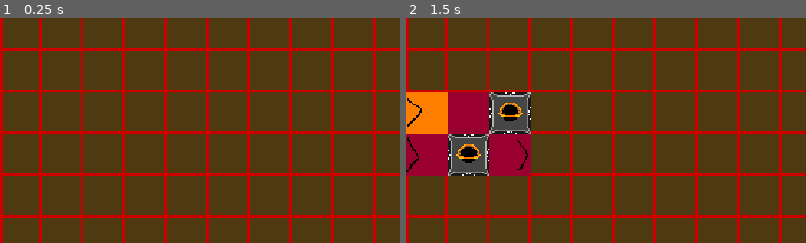
Above: before the commit, frames 1-2 (left to right).
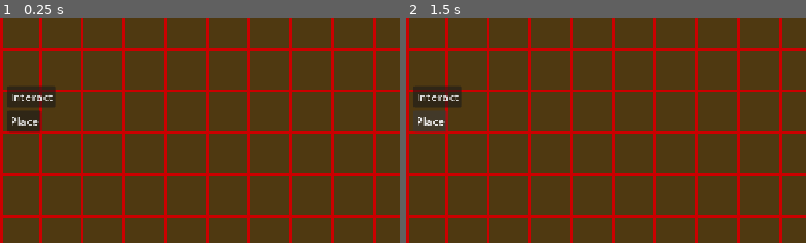
Above: after the commit, the same moments.

Repository: maksymiblue12/TFMG-Mania
Game: Godot game, scene res://world/world.tscn
The game is run twice, just before and just after one commit, with the same random seed, the same clock (stepped at 60 frames per second) and the same inputs.
Inputs (mouse positions are % of the whole screen's width and height, from its top left):
- Up to frame 1 (0.25 s): no input
- Up to frame 2 (1.5 s): click (4, 47) at 0.5 s, where only the run after the commit has a clickable "Interact"; click (3, 53) at 1.25 s, where only the run after the commit has a clickable "Place"
The pictures show only the part of the screen within x 0-50%, y 30-80%; the shares and areas given below are measured in that part.

The runs differ from the first frame. In frame 1, 1.9% of the frame differs, in the area x 1-14%, y 29-52%; in frame 2, 12%, in the area x 0-32%, y 29-71%.

Commit message:
Tools

Diff:
--- /dev/null
+++ b/assets/recipes/furnace/iron.json
@@ -0,0 +1,5 @@
+{
+	"input":"iron",
+	"fuel":"coal",
+	"output":"iron"
+}
--- a/game_constants.gd
+++ b/game_constants.gd
@@ -26,4 +26,16 @@
 	DIRECTION.DOWN:DIRECTION.LEFT
 }
 
-enum ITEM_TYPE {NONE,iron}
+enum ITEM_TYPE {NONE,iron,coal}
+var STRING_TO_ITEM_TYPE={
+	"none":ITEM_TYPE.NONE,
+	"iron":ITEM_TYPE.iron,
+	"coal":ITEM_TYPE.coal,
+}
+var ITEM_TYPE_TO_TEXTURE={
+	ITEM_TYPE.NONE:preload("res://assets/textures/items/none.png"),
+	ITEM_TYPE.iron:preload("res://assets/textures/items/iron.png"),
+	ITEM_TYPE.coal:preload("res://assets/textures/items/none.png"),
+}
+
+enum TOOL_TYPE {interact,place}
--- a/game_state.gd
+++ b/game_state.gd
@@ -3,8 +3,11 @@
 signal rotated_tile_to_place
 
 var belt_manager:BeltManager
+var recipe_manager:RecipeManager=RecipeManager.new()
 
 var tile_to_place:Building=Furnace.new()
+
+var tool:GameConstants.TOOL_TYPE=GameConstants.TOOL_TYPE.interact
 
 func _ready() -> void:
 	belt_manager=get_tree().root.get_node("/root/world/BeltManager")
--- a/systems/belt_path/belt_item.gd
+++ b/systems/belt_path/belt_item.gd
@@ -1,9 +1,10 @@
 class_name BeltItem
 extends Node2D
 
-var item_type
+var item_type:GameConstants.ITEM_TYPE
 var offset:float=0
 var distance_to_next:float
 
 func create(_item_type) -> void:
 	item_type=_item_type
+	$Sprite2D.texture=GameConstants.ITEM_TYPE_TO_TEXTURE[item_type]
--- a/systems/belt_path/belt_item.tscn
+++ b/systems/belt_path/belt_item.tscn
@@ -1,7 +1,7 @@
 [gd_scene format=3 uid="uid://cv4q55vx2spaw"]
 
 [ext_resource type="Script" uid="uid://deju44h6eonwt" path="res://systems/belt_path/belt_item.gd" id="1_ej1mx"]
-[ext_resource type="Texture2D" uid="uid://bgxn2y2aebelg" path="res://assets/iron.png" id="2_pbpmj"]
+[ext_resource type="Texture2D" uid="uid://bgxn2y2aebelg" path="res://assets/textures/items/iron.png" id="2_pbpmj"]
 
 [node name="BeltItem" type="Node2D" unique_id=21111882]
 z_index = 1
@@ -22,5 +22,5 @@
 color = Color(1, 0.75, 0, 1)
 
 [node name="Sprite2D" type="Sprite2D" parent="." unique_id=2117800203]
-scale = Vector2(0.02, 0.02)
+scale = Vector2(1.2, 1.2)
 texture = ExtResource("2_pbpmj")
--- /dev/null
+++ b/systems/recipe_manager.gd
@@ -0,0 +1,27 @@
+class_name RecipeManager
+extends Node2D
+
+var recipes:Dictionary={}
+
+func _init() -> void:
+	var path="res://assets/recipes/"
+	for subf in DirAccess.open(path).get_directories():
+		load_category(path.path_join(subf),subf)
+
+func load_recipe_file(text:String):
+	# TODO: check if exists and check for errors
+	return JSON.new().parse_string(text)
+
+func load_category(path:String,category:String):
+	recipes[category]=[]
+	for f in DirAccess.open(path).get_files():
+		var data=load_recipe_file(FileAccess.open(path.path_join(f),FileAccess.READ).get_as_text())
+		recipes[category].append(data)
+
+func get_recipes(category:String):
+	return recipes[category]
+
+func format_item(item):
+	if (item is String):
+		return GameConstants.STRING_TO_ITEM_TYPE[item]
+	assert(false)
--- a/tiles/base_building.gd
+++ b/tiles/base_building.gd
@@ -1,47 +1,8 @@
 class_name BaseBuilding
 extends Building
-
-@onready var sprite:Sprite2D=$Sprite2D
-
-var scene:PackedScene
-var components:PackedStringArray=PackedStringArray()
-
-var square:Square
-var dir:GameConstants.DIRECTION=GameConstants.DIRECTION.UP
-var rotatable:bool=true
-
-func _init() -> void:
-	pass
-
-func _ready() -> void:
-	update_sprite_direction()
-
-func get_direction():
-	return dir
-
-func rotate_tile():
-	if (!rotatable): return
-	dir=GameConstants.NEXT_DIRECTION[dir]
-
-func update_sprite_direction():
-	sprite.rotation_degrees=GameConstants.DIRECTION_TO_ROTATION[dir]
 
 func get_center():
 	return global_position+sprite.get_rect().size/2
 
 func get_direction_side(dirc):
 	return global_position+sprite.get_rect().size/2+sprite.get_rect().size/2*GameConstants.DIRECTION_TO_VECTOR[dirc]*Vector2(1,-1)
-
-func has_component(c:String):
-	return components.has(c)
-
-func copy_to(tile):
-	tile.dir=dir
-
-func get_copy():
-	var b=scene.instantiate()
-	copy_to(b)
-	return b
-
-func _process(_delta: float) -> void:
-	pass
--- a/tiles/belts/belt/belt.tscn
+++ b/tiles/belts/belt/belt.tscn
@@ -1,8 +1,8 @@
 [gd_scene format=3 uid="uid://48hv7ohq0f80"]
 
 [ext_resource type="Script" uid="uid://bl8h8i7ohgrtc" path="res://tiles/belts/belt/belt.gd" id="1_susb0"]
-[ext_resource type="Shader" uid="uid://drapj8p1phy68" path="res://assets/belt_animation.gdshader" id="2_htjah"]
-[ext_resource type="Texture2D" uid="uid://dbl60y6886tlc" path="res://assets/belt.png" id="3_htjah"]
+[ext_resource type="Shader" uid="uid://drapj8p1phy68" path="res://assets/shaders/belt_animation.gdshader" id="2_htjah"]
+[ext_resource type="Texture2D" uid="uid://dbl60y6886tlc" path="res://assets/textures/buildings/belt.png" id="3_htjah"]
 
 [sub_resource type="ShaderMaterial" id="ShaderMaterial_tcf2h"]
 shader = ExtResource("2_htjah")
--- a/tiles/belts/belt_corner/belt_corner.tscn
+++ b/tiles/belts/belt_corner/belt_corner.tscn
@@ -1,8 +1,8 @@
 [gd_scene format=3 uid="uid://ci6n1uwx57hqi"]
 
 [ext_resource type="Script" uid="uid://bwobrvsno61f2" path="res://tiles/belts/belt_corner/belt_corner.gd" id="1_b830j"]
-[ext_resource type="Shader" uid="uid://bpqxn7w608tnx" path="res://assets/belt_corner_animation.gdshader" id="2_5swj6"]
-[ext_resource type="Texture2D" uid="uid://dbl60y6886tlc" path="res://assets/belt.png" id="3_qabn8"]
+[ext_resource type="Shader" uid="uid://bpqxn7w608tnx" path="res://assets/shaders/belt_corner_animation.gdshader" id="2_5swj6"]
+[ext_resource type="Texture2D" uid="uid://dbl60y6886tlc" path="res://assets/textures/buildings/belt.png" id="3_qabn8"]
 
 [sub_resource type="ShaderMaterial" id="ShaderMaterial_htjah"]
 shader = ExtResource("2_5swj6")
--- a/tiles/belts/belt_merger/belt_merger.tscn
+++ b/tiles/belts/belt_merger/belt_merger.tscn
@@ -1,7 +1,7 @@
 [gd_scene format=3 uid="uid://c8ss0d8t5b4jo"]
 
 [ext_resource type="Script" uid="uid://fy08ms5jpe70" path="res://tiles/belts/belt_merger/belt_merger.gd" id="1_2fk5n"]
-[ext_resource type="Texture2D" uid="uid://c34n1d2q3n1om" path="res://assets/belt_merger.png" id="1_yjohg"]
+[ext_resource type="Texture2D" uid="uid://c34n1d2q3n1om" path="res://assets/textures/buildings/belt_merger.png" id="1_yjohg"]
 
 [node name="BeltMerger" type="Node2D" unique_id=1968884375]
 script = ExtResource("1_2fk5n")
--- a/tiles/belts/belt_splitter/belt_splitter.tscn
+++ b/tiles/belts/belt_splitter/belt_splitter.tscn
@@ -1,6 +1,6 @@
 [gd_scene format=3 uid="uid://b475w2vntlm8e"]
 
-[ext_resource type="Texture2D" uid="uid://cl0cfvripa8yv" path="res://assets/belt_splitter.png" id="1_itpua"]
+[ext_resource type="Texture2D" uid="uid://cl0cfvripa8yv" path="res://assets/textures/buildings/belt_splitter.png" id="1_itpua"]
 [ext_resource type="Script" uid="uid://b0auydybyk7ai" path="res://tiles/belts/belt_splitter/belt_splitter.gd" id="1_r7jhj"]
 
 [node name="BeltSplitter" type="Node2D" unique_id=1069482665]
--- a/tiles/building.gd
+++ b/tiles/building.gd
@@ -1,2 +1,44 @@
 class_name Building
 extends Node2D
+
+@onready var sprite:Sprite2D=$Sprite2D
+
+var scene:PackedScene
+var components:PackedStringArray=PackedStringArray()
+
+var square:Square
+var dir:GameConstants.DIRECTION=GameConstants.DIRECTION.UP
+var rotatable:bool=true
+
+func _init() -> void:
+	pass
+
+func _ready() -> void:
+	update_sprite_direction()
+
+func get_direction():
+	return dir
+
+func rotate_tile():
+	if (!rotatable): return
+	dir=GameConstants.NEXT_DIRECTION[dir]
+
+func update_sprite_direction():
+	sprite.rotation_degrees=GameConstants.DIRECTION_TO_ROTATION[dir]
+
+func on_interact():
+	pass
+
+func has_component(c:String):
+	return components.has(c)
+
+func copy_to(tile):
+	tile.dir=dir
+
+func get_copy():
+	var b=scene.instantiate()
+	copy_to(b)
+	return b
+
+func _process(_delta: float) -> void:
+	pass
--- a/tiles/debug/item_creator/item_creator.gd
+++ b/tiles/debug/item_creator/item_creator.gd
@@ -1,5 +1,7 @@
 class_name ItemCreator
 extends BaseBuilding
+
+var SCREEN=preload("res://tiles/debug/item_creator/item_creator_screen.tscn")
 
 func _init() -> void:
 	super._init()
@@ -8,6 +10,9 @@
 	components.append("item_creator")
 	rotatable=false
 
+func on_interact():
+	GameState.ui.show_screen(SCREEN)
+
 func _on_timer_timeout():
 	for i in GameConstants.DIRECTION.values():
 		var t=square.get_direction_neighbours()[i]
--- a/tiles/debug/item_creator/item_creator.tscn
+++ b/tiles/debug/item_creator/item_creator.tscn
@@ -1,6 +1,6 @@
 [gd_scene format=3 uid="uid://c3x4x3ov5vcpk"]
 
-[ext_resource type="Texture2D" uid="uid://du0qb2t2j7mey" path="res://assets/item_creator.png" id="1_enb3j"]
+[ext_resource type="Texture2D" uid="uid://du0qb2t2j7mey" path="res://assets/textures/buildings/item_creator.png" id="1_enb3j"]
 [ext_resource type="Script" uid="uid://dthn1ctd33m02" path="res://tiles/debug/item_creator/item_creator.gd" id="1_hphn8"]
 
 [node name="ItemCreator" type="Node2D" unique_id=382922023]
--- /dev/null
+++ b/tiles/debug/item_creator/item_creator_screen.tscn
@@ -0,0 +1,33 @@
+[gd_scene format=3 uid="uid://41wknp0by8ll"]
+
+[sub_resource type="StyleBoxFlat" id="StyleBoxFlat_hk3cl"]
+bg_color = Color(0.15487596, 0.154876, 0.15487587, 1)
+border_width_left = 5
+border_width_top = 5
+border_width_right = 5
+border_width_bottom = 5
+corner_radius_top_left = 25
+corner_radius_top_right = 25
+corner_radius_bottom_right = 25
+corner_radius_bottom_left = 25
+
+[node name="ItemCreatorScreen" type="Control" unique_id=1203602032]
+layout_mode = 3
+anchors_preset = 15
+anchor_right = 1.0
+anchor_bottom = 1.0
+grow_horizontal = 2
+grow_vertical = 2
+
+[node name="CenterContainer" type="CenterContainer" parent="." unique_id=2012846914]
+layout_mode = 1
+anchors_preset = 15
+anchor_right = 1.0
+anchor_bottom = 1.0
+grow_horizontal = 2
+grow_vertical = 2
+
+[node name="Panel" type="Panel" parent="CenterContainer" unique_id=989848363]
+custom_minimum_size = Vector2(300, 200)
+layout_mode = 2
+theme_override_styles/panel = SubResource("StyleBoxFlat_hk3cl")
--- a/tiles/item_black_hole/item_black_hole.tscn
+++ b/tiles/item_black_hole/item_black_hole.tscn
@@ -1,7 +1,7 @@
 [gd_scene format=3 uid="uid://cpvwtjer3n2u8"]
 
 [ext_resource type="Script" uid="uid://c78b04801e1uh" path="res://tiles/item_black_hole/item_black_hole.gd" id="1_g3e0j"]
-[ext_resource type="Texture2D" uid="uid://dudgkh1miulas" path="res://assets/item_black_hole.png" id="2_ta8yg"]
+[ext_resource type="Texture2D" uid="uid://dudgkh1miulas" path="res://assets/textures/buildings/item_black_hole.png" id="2_ta8yg"]
 
 [node name="ItemBlackHole" type="Node2D" unique_id=1973542723]
 script = ExtResource("1_g3e0j")
--- a/tiles/machines/base_multitile_building.gd
+++ b/tiles/machines/base_multitile_building.gd
@@ -1,12 +1,6 @@
 class_name BaseMultiTileBuilding
 extends Building
 
-@onready var sprite:Sprite2D=$Sprite2D
-
-var scene:PackedScene
-var components:PackedStringArray=PackedStringArray()
-
-var square:Square
 var size:Vector2
 var special_tiles:Dictionary
 var controller_position:Vector2=Vector2(0,0)
@@ -14,9 +8,11 @@
 var special_tile_lookup:Dictionary={}
 
 func _init() -> void:
+	super._init()
 	components.append("multitile")
 
 func _ready() -> void:
+	super._ready()
 	var special={}
 	for k in special_tiles.keys():
 		var v=special_tiles[k]
@@ -30,7 +26,7 @@
 			if (offset==Vector2.ZERO): continue
 			sq=square.get_square_relative(offset)
 			if (!sq): continue
-			var t=ItemBlackHole.new().get_copy()
+			var t=MultiTileEmpty.new().get_copy()
 			if (Vector2(x,y) in special):
 				var dt=special[Vector2(x,y)]
 				if (dt["type"]=="input"):
@@ -39,18 +35,6 @@
 				elif (dt["type"]=="output"):
 					t=MultiTileOutput.new().get_copy()
 					special_tile_lookup[dt["name"]]=t
+			t.controller=self
+			t.dir=dir
 			sq.set_tile(t)
-
-func has_component(c:String):
-	return components.has(c)
-
-func copy_to(tile):
-	tile.size=size
-
-func get_copy():
-	var b=scene.instantiate()
-	copy_to(b)
-	return b
-
-func _process(_delta: float) -> void:
-	pass
--- a/tiles/machines/furnace/furnace.gd
+++ b/tiles/machines/furnace/furnace.gd
@@ -1,13 +1,16 @@
 class_name Furnace
 extends BaseMultiTileBuilding
+
+var item_count:int
+var items:Dictionary={}
 
 func _init() -> void:
 	super._init()
 	scene=preload("res://tiles/machines/furnace/furnace.tscn")
 	size=Vector2(3,2)
 	special_tiles={
-		"input1":{"position":Vector2(0,0),"type":"input"},
-		"input2":{"position":Vector2(0,1),"type":"input"},
+		"input":{"position":Vector2(0,0),"type":"input"},
+		"fuel":{"position":Vector2(0,1),"type":"input"},
 		"output":{"position":Vector2(2,1),"type":"output"},
 	}
 	controller_position=Vector2(1,0)
@@ -16,9 +19,24 @@
 	super._ready()
 	special_tile_lookup["output"].dir=GameConstants.DIRECTION.RIGHT
 
+func create_item(item_type):
+	if (item_type not in items):
+		items[item_type]=0
+	items[item_type]+=1
+	item_count+=1
+
+func check_recipe():
+	var input:MultiTileInput=special_tile_lookup["input"]
+	var fuel:MultiTileInput=special_tile_lookup["fuel"]
+	# TODO: screen to select recipe, then filter acceptable item
+	for k in GameState.recipe_manager.get_recipes("furnace"):
+		if (input.accepted_item==GameState.recipe_manager.format_item(k["input"]) and fuel.accepted_item==GameState.recipe_manager.format_item(k["fuel"])):
+			print("yes")
+
 func _process(_delta: float) -> void:
 	super._process(_delta)
-	if (special_tile_lookup["input1"].has_accepted_item() and special_tile_lookup["input2"].has_accepted_item()):
-		special_tile_lookup["output"].try_set_ejector_item(GameConstants.ITEM_TYPE.iron)
-		special_tile_lookup["input1"].pop_accepted_item()
-		special_tile_lookup["input2"].pop_accepted_item()
+	var input:MultiTileInput=special_tile_lookup["input"]
+	var fuel:MultiTileInput=special_tile_lookup["fuel"]
+	var output:MultiTileOutput=special_tile_lookup["output"]
+	if (input.has_accepted_item() and fuel.has_accepted_item()):
+		check_recipe()
--- a/tiles/machines/furnace/furnace.tscn
+++ b/tiles/machines/furnace/furnace.tscn
@@ -1,7 +1,7 @@
 [gd_scene format=3 uid="uid://4ocdayfrv7vh"]
 
 [ext_resource type="Script" uid="uid://b1hiaiuex2kk4" path="res://tiles/machines/furnace/furnace.gd" id="1_1i6bx"]
-[ext_resource type="Texture2D" uid="uid://e17vsia1d8gj" path="res://assets/furnace.png" id="1_kbsf7"]
+[ext_resource type="Texture2D" uid="uid://e17vsia1d8gj" path="res://assets/textures/buildings/furnace.png" id="1_kbsf7"]
 
 [node name="Furnace" type="Node2D" unique_id=532590499]
 script = ExtResource("1_1i6bx")
--- a/tiles/machines/helpers/empty/empty.gd
+++ b/tiles/machines/helpers/empty/empty.gd
@@ -1,8 +1,20 @@
-class_name MultiTileEmptyBuilding
+class_name MultiTileEmpty
 extends BaseBuilding
+
+var controller:BaseMultiTileBuilding
 
 func _init() -> void:
 	super._init()
 	scene=preload("res://tiles/machines/helpers/empty/empty.tscn")
 	components.append("multitile_part")
 	components.append("empty")
+
+func _ready() -> void:
+	super._ready()
+	square.mouse_enter.connect(self.on_mouse_enter)
+
+func on_mouse_enter(enter:bool,interaction:bool):
+	if (!enter):
+		controller.square.stop_highlight()
+	elif (interaction and enter):
+		controller.square.highlight(true)
--- a/tiles/machines/helpers/input/input.gd
+++ b/tiles/machines/helpers/input/input.gd
@@ -1,7 +1,19 @@
 class_name MultiTileInput
 extends ItemAcceptor
+
+var controller:BaseMultiTileBuilding
 
 func _init() -> void:
 	super._init()
 	scene=preload("res://tiles/machines/helpers/input/input.tscn")
 	components.append("multitile_part")
+
+func _ready() -> void:
+	super._ready()
+	square.mouse_enter.connect(self.on_mouse_enter)
+
+func on_mouse_enter(enter:bool,interaction:bool):
+	if (!enter):
+		controller.square.stop_highlight()
+	elif (interaction and enter):
+		controller.square.highlight(true)
--- a/tiles/machines/helpers/output/output.gd
+++ b/tiles/machines/helpers/output/output.gd
@@ -1,7 +1,19 @@
 class_name MultiTileOutput
 extends ItemEjector
+
+var controller:BaseMultiTileBuilding
 
 func _init() -> void:
 	super._init()
 	scene=preload("res://tiles/machines/helpers/output/output.tscn")
 	components.append("multitile_part")
+
+func _ready() -> void:
+	super._ready()
+	square.mouse_enter.connect(self.on_mouse_enter)
+
+func on_mouse_enter(enter:bool,interaction:bool):
+	if (!enter):
+		controller.square.stop_highlight()
+	elif (interaction and enter):
+		controller.square.highlight(true)
--- a/world/grid.gd
+++ b/world/grid.gd
@@ -33,11 +33,12 @@
 	if (event is InputEventMouseMotion):
 		for k in grids.keys():
 			var v=grids[k]
-			if (!v["bounds"].has_point(get_global_mouse_position())):
+			var mouse_pos=get_global_mouse_position()
+			if (!v["bounds"].has_point(mouse_pos)):
 				v[v["selected"]]._on_mouse_exited()
 				continue
-			var pos=Vector2i((get_global_mouse_position()-v["bounds"].position)/60)
-			v[pos]._on_mouse_entered()
+			var pos=Vector2i((mouse_pos-v["bounds"].position)/60)
 			if (v["selected"]!=pos):
 				v[v["selected"]]._on_mouse_exited()
+			v[pos]._on_mouse_entered()
 			v["selected"]=pos
--- a/world/square.gd
+++ b/world/square.gd
@@ -2,6 +2,8 @@
 extends Node2D
 
 @onready var panel=$Panel
+
+signal mouse_enter(enter:bool,interact:bool)
 
 var grid:Grid
 var x_index:int
@@ -48,8 +50,11 @@
 
 func _unhandled_input(event: InputEvent) -> void:
 	if (event.is_action_pressed("mouse_left")):
-		if (has_mouse and !has_tile):
+		if (!has_mouse): return
+		if (!has_tile and GameState.tool==GameConstants.TOOL_TYPE.place):
 			set_tile(GameState.get_placable_tile())
+		elif (has_tile and GameState.tool==GameConstants.TOOL_TYPE.interact):
+			tile.on_interact()
 
 func set_tile(_tile:Node2D,reparent_instead:bool=false):
 	has_tile=true
@@ -61,12 +66,29 @@
 	else:
 		add_child(tile)
 
+func highlight(interaction:bool):
+	if (interaction):
+		modulate=Color(1.0, 0.8, 0.8, 1.0)
+	else:
+		stylebox.bg_color=Color(0.0, 0.033, 1.0, 0.25)
+
+func stop_highlight():
+	modulate=Color(1,1,1)
+	stylebox.bg_color=Color(0.0, 0.0, 0.0, 0.0)
+
 func _on_mouse_entered() -> void:
 	if (has_mouse):return
 	has_mouse=true
-	stylebox.bg_color=Color(0.0, 0.033, 1.0, 0.25)
+	if (GameState.tool==GameConstants.TOOL_TYPE.interact):
+		if (has_tile):
+			mouse_enter.emit(true,true)
+			highlight(true)
+	else:
+		mouse_enter.emit(true,false)
+		highlight(false)
 
 func _on_mouse_exited() -> void:
 	if (!has_mouse):return
 	has_mouse=false
-	stylebox.bg_color=Color(0.0, 0.0, 0.0, 0.0)
+	mouse_enter.emit(false,false)
+	stop_highlight()
--- a/world/ui/tile_picker_option.gd
+++ b/world/ui/tile_picker_option.gd
@@ -9,8 +9,6 @@
 @onready var anim_player:AnimationPlayer=$AnimationPlayer
 
 var ui:UI
-
-var has_mouse:bool=false
 
 func _ready() -> void:
 	sprite.texture=texture
@@ -27,5 +25,4 @@
 			anim_player.play("click_tile_picker_option")
 
 func _on_mouse_entered() -> void:
-	has_mouse=true
 	anim_player.play("hover_over_tile_picker_option")
--- a/world/ui/tile_picker_option.tscn
+++ b/world/ui/tile_picker_option.tscn
@@ -1,7 +1,7 @@
 [gd_scene format=3 uid="uid://pg1it2cub0j8"]
 
 [ext_resource type="Script" uid="uid://sm3dcqjmxwjg" path="res://world/ui/tile_picker_option.gd" id="1_dlves"]
-[ext_resource type="Texture2D" uid="uid://dbl60y6886tlc" path="res://assets/belt.png" id="1_lsqnp"]
+[ext_resource type="Texture2D" uid="uid://dbl60y6886tlc" path="res://assets/textures/buildings/belt.png" id="1_lsqnp"]
 
 [sub_resource type="Animation" id="Animation_dlves"]
 length = 0.001
--- /dev/null
+++ b/world/ui/tool_picker_option.gd
@@ -0,0 +1,12 @@
+class_name ToolPickerOption
+extends Button
+
+@export var tool_name:String
+@export var tool_type:GameConstants.TOOL_TYPE
+
+func _ready() -> void:
+	text=tool_name
+
+
+func _on_pressed() -> void:
+	GameState.tool=tool_type
--- /dev/null
+++ b/world/ui/tool_picker_option.tscn
@@ -0,0 +1,17 @@
+[gd_scene format=3 uid="uid://hp0ea4cuejp6"]
+
+[ext_resource type="Script" uid="uid://crtt8qn7j6g5c" path="res://world/ui/tool_picker_option.gd" id="1_ecedr"]
+
+[node name="ToolPickerOption" type="Button" unique_id=1800087442]
+anchors_preset = 4
+anchor_top = 0.5
+anchor_bottom = 0.5
+offset_top = -4.0
+offset_right = 8.0
+offset_bottom = 4.0
+grow_vertical = 2
+size_flags_horizontal = 0
+text = "Tool Name"
+script = ExtResource("1_ecedr")
+
+[connection signal="pressed" from="." to="." method="_on_pressed"]
--- a/world/ui/ui.tscn
+++ b/world/ui/ui.tscn
@@ -1,22 +1,23 @@
 [gd_scene format=3 uid="uid://cwlsksu54apuc"]
 
 [ext_resource type="Script" uid="uid://cqpnj030v2fwv" path="res://world/ui/ui.gd" id="1_2jtvl"]
-[ext_resource type="Texture2D" uid="uid://dbl60y6886tlc" path="res://assets/belt.png" id="1_fmcf5"]
+[ext_resource type="Texture2D" uid="uid://dbl60y6886tlc" path="res://assets/textures/buildings/belt.png" id="1_fmcf5"]
 [ext_resource type="PackedScene" uid="uid://pg1it2cub0j8" path="res://world/ui/tile_picker_option.tscn" id="2_2jtvl"]
 [ext_resource type="PackedScene" uid="uid://48hv7ohq0f80" path="res://tiles/belts/belt/belt.tscn" id="4_1edyf"]
 [ext_resource type="PackedScene" uid="uid://ci6n1uwx57hqi" path="res://tiles/belts/belt_corner/belt_corner.tscn" id="6_mhr6j"]
-[ext_resource type="Shader" uid="uid://bpqxn7w608tnx" path="res://assets/belt_corner_animation.gdshader" id="6_o2uhh"]
-[ext_resource type="Texture2D" uid="uid://c34n1d2q3n1om" path="res://assets/belt_merger.png" id="7_b41bv"]
+[ext_resource type="Shader" uid="uid://bpqxn7w608tnx" path="res://assets/shaders/belt_corner_animation.gdshader" id="6_o2uhh"]
+[ext_resource type="Texture2D" uid="uid://c34n1d2q3n1om" path="res://assets/textures/buildings/belt_merger.png" id="7_b41bv"]
 [ext_resource type="PackedScene" uid="uid://c8ss0d8t5b4jo" path="res://tiles/belts/belt_merger/belt_merger.tscn" id="8_faapr"]
-[ext_resource type="Texture2D" uid="uid://dudgkh1miulas" path="res://assets/item_black_hole.png" id="9_s1k7j"]
+[ext_resource type="Texture2D" uid="uid://dudgkh1miulas" path="res://assets/textures/buildings/item_black_hole.png" id="9_s1k7j"]
 [ext_resource type="PackedScene" uid="uid://cpvwtjer3n2u8" path="res://tiles/item_black_hole/item_black_hole.tscn" id="10_qlfln"]
-[ext_resource type="Texture2D" uid="uid://cl0cfvripa8yv" path="res://assets/belt_splitter.png" id="11_te1d7"]
+[ext_resource type="Texture2D" uid="uid://cl0cfvripa8yv" path="res://assets/textures/buildings/belt_splitter.png" id="11_te1d7"]
 [ext_resource type="PackedScene" uid="uid://b475w2vntlm8e" path="res://tiles/belts/belt_splitter/belt_splitter.tscn" id="12_abnl4"]
-[ext_resource type="Texture2D" uid="uid://du0qb2t2j7mey" path="res://assets/item_creator.png" id="13_3pprp"]
+[ext_resource type="Texture2D" uid="uid://du0qb2t2j7mey" path="res://assets/textures/buildings/item_creator.png" id="13_3pprp"]
 [ext_resource type="PackedScene" uid="uid://c3x4x3ov5vcpk" path="res://tiles/debug/item_creator/item_creator.tscn" id="14_cdabw"]
 [ext_resource type="Script" uid="uid://b6xi34sjwlvs7" path="res://world/ui/current_tile_preview.gd" id="15_cdabw"]
-[ext_resource type="Texture2D" uid="uid://351nhbs51s31" path="res://assets/belt_frog.png" id="15_khixw"]
+[ext_resource type="Texture2D" uid="uid://351nhbs51s31" path="res://assets/textures/buildings/belt_frog.png" id="15_khixw"]
 [ext_resource type="PackedScene" uid="uid://4ocdayfrv7vh" path="res://tiles/machines/furnace/furnace.tscn" id="16_sjk6q"]
+[ext_resource type="PackedScene" uid="uid://hp0ea4cuejp6" path="res://world/ui/tool_picker_option.tscn" id="18_sjk6q"]
 
 [sub_resource type="StyleBoxFlat" id="StyleBoxFlat_v2477"]
 bg_color = Color(0.71, 0.53249997, 0, 1)
@@ -266,5 +267,19 @@
 pivot_offset_ratio = Vector2(0.5, 0.5)
 texture = ExtResource("1_fmcf5")
 
+[node name="Tools" type="VBoxContainer" parent="MarginContainer" unique_id=797829023]
+layout_mode = 2
+mouse_filter = 2
+alignment = 1
+
+[node name="ToolPickerOption" parent="MarginContainer/Tools" unique_id=1800087442 instance=ExtResource("18_sjk6q")]
+layout_mode = 2
+tool_name = "Interact"
+
+[node name="ToolPickerOption2" parent="MarginContainer/Tools" unique_id=1456236263 instance=ExtResource("18_sjk6q")]
+layout_mode = 2
+tool_name = "Place"
+tool_type = 1
+
 [editable path="MarginContainer/HBoxContainer/Panel/MarginContainer/TabContainer/Belt/VBoxContainer/TilePickerOption2"]
 [editable path="MarginContainer/HBoxContainer/Panel/MarginContainer/TabContainer/Belt/VBoxContainer/TilePickerOption7"]
Binary file removed: assets/iron.png
Renamed: assets/belt_animation.gdshader -> assets/shaders/belt_animation.gdshader
Renamed: assets/belt_animation.gdshader.uid -> assets/shaders/belt_animation.gdshader.uid
Renamed: assets/belt_corner_animation.gdshader -> assets/shaders/belt_corner_animation.gdshader
Renamed: assets/belt_corner_animation.gdshader.uid -> assets/shaders/belt_corner_animation.gdshader.uid
Renamed: assets/belt.png -> assets/textures/buildings/belt.png
Not shown, changed: assets/textures/buildings/belt.png.import
Renamed: assets/belt_frog.png -> assets/textures/buildings/belt_frog.png
Not shown, changed: assets/textures/buildings/belt_frog.png.import
Renamed: assets/belt_merger.png -> assets/textures/buildings/belt_merger.png
Not shown, changed: assets/textures/buildings/belt_merger.png.import
Renamed: assets/belt_splitter.png -> assets/textures/buildings/belt_splitter.png
(and 15 more such lines)
